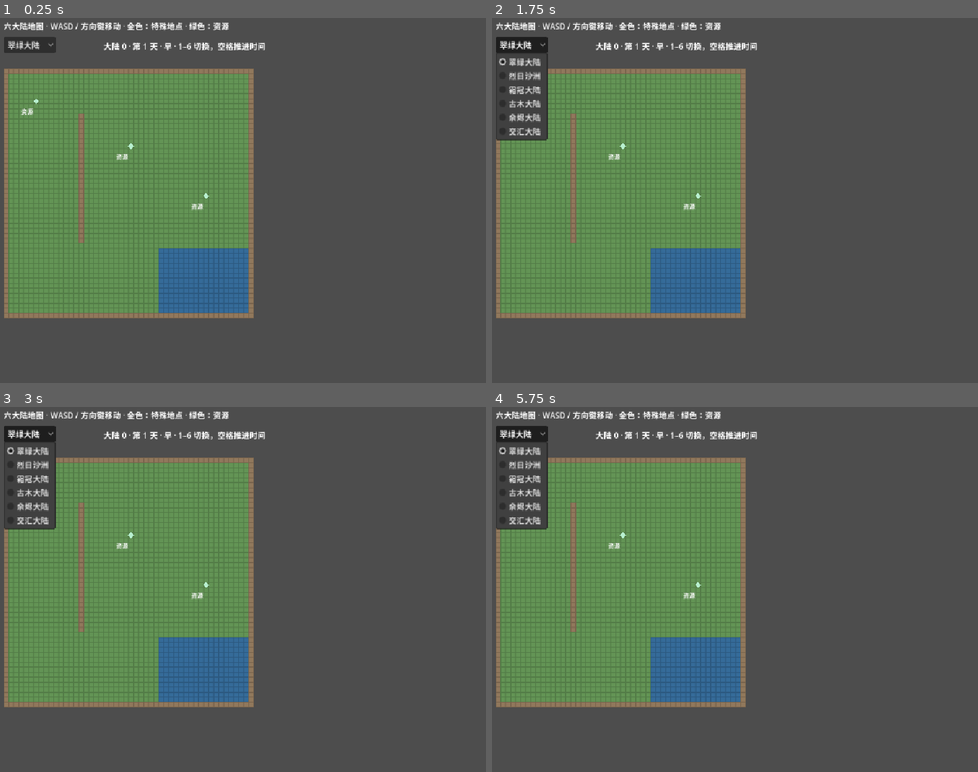
Above: before the commit, frames 1-4 (two rows, left to right).
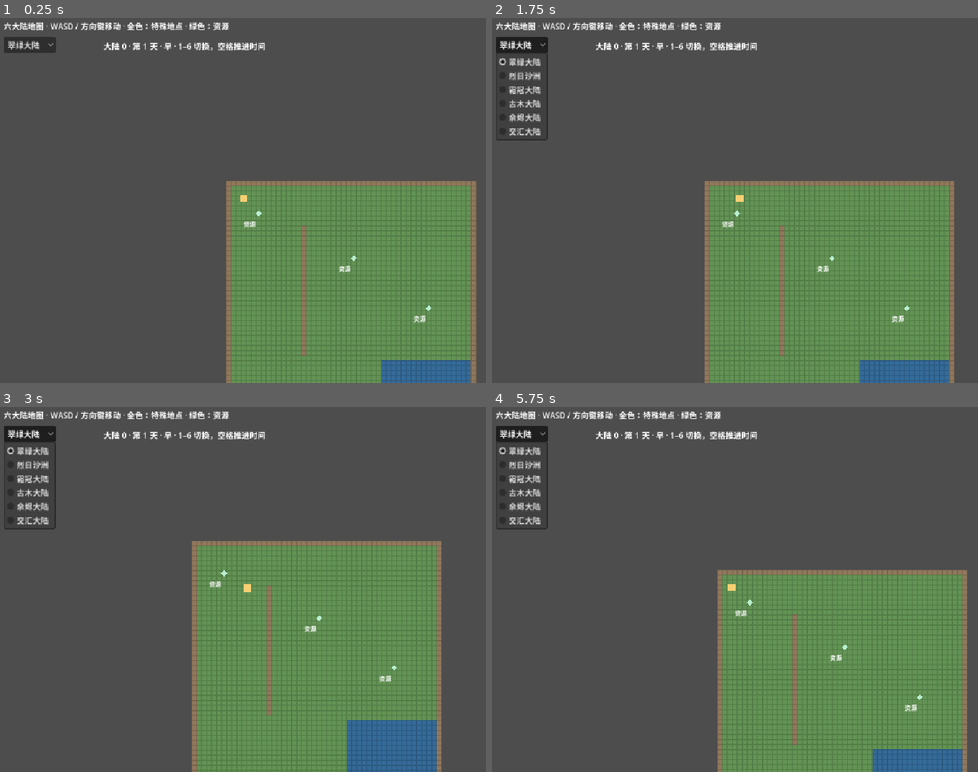
Above: after the commit, the same moments.

Repository: wmivi19-sketch/wdyi-game
Game: Godot game, scene res://scenes/MapDemo.tscn
Same seed, same stepped clock (60 frames per second), same inputs: the game is played once before the commit and once after it.
Inputs:
- Up to frame 1 (0.25 s): no input
- Up to frame 2 (1.75 s): click "翠绿大陆" at 0.5 s; tap Enter at 1.25 s; hold D from 1.28 s (still down); tap 1 at 1.35 s; tap Space at 1.52 s
- Up to frame 3 (3 s): release D at 2.03 s; hold S 2.03-2.78 s; tap 6 at 2.1 s; tap Space at 2.27 s; hold D from 2.78 s (still down); tap 1 at 2.85 s
- Up to frame 4 (5.75 s): release D at 3.53 s; hold W 3.53-4.28 s; tap 6 at 3.6, 5.1 s; tap Space at 3.77, 4.52, 5.27 s; hold A from 4.28 s (still down); tap 1 at 4.35 s

The runs differ from the first frame. In frame 1, 61% of the frame differs, in the area x 0-99%, y 13-100%; in frame 2, 57%; in frame 3, 57%; in frame 4, 59%.

Commit message:
Add modular player appearance and fix terrain occlusion

Diff:
--- /dev/null
+++ b/map/assets/skins/test_sheet.svg
@@ -0,0 +1 @@
+<svg xmlns="http://www.w3.org/2000/svg" width="64" height="64"><path fill="#79acd9" d="M0 0h64v64H0z"/></svg>
--- /dev/null
+++ b/map/data/skins.json
@@ -0,0 +1,79 @@
+{
+  "schema_version": 1,
+  "direction_rows": {
+    "down": 0,
+    "left": 1,
+    "right": 2,
+    "up": 3
+  },
+  "jobs": {
+    "default": {
+      "BaseBody": {
+        "path": "res://assets/skins/default/body.png",
+        "hframes": 1,
+        "vframes": 1
+      },
+      "Outfit": {
+        "path": "res://assets/skins/default/outfit.png",
+        "hframes": 1,
+        "vframes": 1
+      },
+      "Accessory": {
+        "path": "res://assets/skins/default/accessory.png",
+        "hframes": 1,
+        "vframes": 1
+      }
+    },
+    "warrior": {
+      "BaseBody": {
+        "path": "res://assets/skins/warrior/body.png",
+        "hframes": 4,
+        "vframes": 4
+      },
+      "Outfit": {
+        "path": "res://assets/skins/warrior/outfit.png",
+        "hframes": 4,
+        "vframes": 4
+      },
+      "Accessory": {
+        "path": "res://assets/skins/warrior/accessory.png",
+        "hframes": 4,
+        "vframes": 4
+      }
+    },
+    "mage": {
+      "BaseBody": {
+        "path": "res://assets/skins/mage/body.png",
+        "hframes": 4,
+        "vframes": 4
+      },
+      "Outfit": {
+        "path": "res://assets/skins/mage/outfit.png",
+        "hframes": 4,
+        "vframes": 4
+      },
+      "Accessory": {
+        "path": "res://assets/skins/mage/accessory.png",
+        "hframes": 4,
+        "vframes": 4
+      }
+    },
+    "ranger": {
+      "BaseBody": {
+        "path": "res://assets/skins/ranger/body.png",
+        "hframes": 4,
+        "vframes": 4
+      },
+      "Outfit": {
+        "path": "res://assets/skins/ranger/outfit.png",
+        "hframes": 4,
+        "vframes": 4
+      },
+      "Accessory": {
+        "path": "res://assets/skins/ranger/accessory.png",
+        "hframes": 4,
+        "vframes": 4
+      }
+    }
+  }
+}
--- /dev/null
+++ b/map/scenes/Player.tscn
@@ -0,0 +1,28 @@
+[gd_scene load_steps=4 format=3]
+
+[ext_resource type="Script" path="res://scripts/Player.gd" id="1"]
+[ext_resource type="Script" path="res://scripts/AppearanceManager.gd" id="2"]
+[sub_resource type="RectangleShape2D" id="BodyShape"]
+size = Vector2(12, 12)
+
+[node name="Player" type="CharacterBody2D"]
+z_index = 10
+texture_filter = 1
+collision_layer = 2
+collision_mask = 1
+motion_mode = 1
+script = ExtResource("1")
+
+[node name="BaseBody" type="Sprite2D" parent="."]
+[node name="Outfit" type="Sprite2D" parent="."]
+z_index = 1
+[node name="Accessory" type="Sprite2D" parent="."]
+z_index = 2
+[node name="CollisionShape2D" type="CollisionShape2D" parent="."]
+shape = SubResource("BodyShape")
+[node name="Camera2D" type="Camera2D" parent="."]
+position_smoothing_enabled = true
+position_smoothing_speed = 8.0
+[node name="AnimationPlayer" type="AnimationPlayer" parent="."]
+[node name="AppearanceManager" type="Node" parent="."]
+script = ExtResource("2")
--- /dev/null
+++ b/map/scripts/AppearanceManager.gd
@@ -0,0 +1,103 @@
+extends Node
+## Sprite sheets: columns are movement frames, rows are directions.
+signal skin_updated(job_name: String)
+@export_file("*.json") var skins_path := "res://data/skins.json"
+var current_job := "default"
+var facing := "down"
+var jobs: Dictionary = {}
+var direction_rows: Dictionary = {"down": 0, "left": 1, "right": 2, "up": 3}
+var _placeholder: Texture2D
+@onready var animator: AnimationPlayer = $"../AnimationPlayer"
+@onready var layers: Array[Sprite2D] = [$"../BaseBody", $"../Outfit", $"../Accessory"]
+
+func _ready() -> void:
+	var image := Image.create(16, 16, false, Image.FORMAT_RGBA8)
+	image.fill(Color("f6cf72"))
+	_placeholder = ImageTexture.create_from_image(image)
+	_read_config()
+	update_skin(current_job)
+
+func _read_config() -> void:
+	if not FileAccess.file_exists(skins_path):
+		return
+	var parsed: Variant = JSON.parse_string(FileAccess.get_file_as_string(skins_path))
+	if not parsed is Dictionary or parsed.get("schema_version") != 1 or not parsed.get("jobs") is Dictionary:
+		return
+	jobs = parsed.jobs
+	var rows: Variant = parsed.get("direction_rows", {})
+	if rows is Dictionary:
+		for direction in direction_rows:
+			var row: Variant = rows.get(direction, direction_rows[direction])
+			if _whole(row) and row >= 0:
+				direction_rows[direction] = int(row)
+
+func update_skin(job_name: String) -> void:
+	current_job = job_name
+	if not is_node_ready():
+		return
+	animator.stop()
+	var skin: Variant = jobs.get(job_name, jobs.get("default", {}))
+	if not skin is Dictionary:
+		skin = {}
+	for sprite in layers:
+		var entry: Variant = skin.get(str(sprite.name), {})
+		var texture: Texture2D = null
+		var columns := 1
+		var rows := 1
+		if entry is Dictionary:
+			var path: Variant = entry.get("path", "")
+			var h: Variant = entry.get("hframes", 1)
+			var v: Variant = entry.get("vframes", 1)
+			if path is String and path.begins_with("res://assets/skins/") and not ".." in path and _whole(h) and _whole(v) and h >= 1 and h <= 64 and v >= 1 and v <= 64:
+				if not path.is_empty() and ResourceLoader.exists(path, "Texture2D"):
+					texture = ResourceLoader.load(path, "Texture2D") as Texture2D
+					columns = int(h)
+					rows = int(v)
+		if texture != null and (texture.get_width() % columns != 0 or texture.get_height() % rows != 0):
+			texture = null
+		sprite.hframes = 1
+		sprite.vframes = 1
+		sprite.frame = 0
+		sprite.texture = texture if texture != null else _placeholder
+		sprite.visible = texture != null or sprite.name == &"BaseBody"
+		if texture != null:
+			sprite.hframes = columns
+			sprite.vframes = rows
+	_build_animations()
+	set_motion(Vector2.ZERO)
+	skin_updated.emit(job_name)
+
+func _whole(value: Variant) -> bool:
+	return (value is float or value is int) and is_finite(float(value)) and float(value) == floor(float(value))
+
+func _build_animations() -> void:
+	if animator.has_animation_library(""):
+		animator.remove_animation_library("")
+	var library := AnimationLibrary.new()
+	for direction in direction_rows:
+		var animation := Animation.new()
+		animation.length = 0.48
+		animation.loop_mode = Animation.LOOP_LINEAR
+		for sprite in layers:
+			var track := animation.add_track(Animation.TYPE_VALUE)
+			animation.track_set_path(track, NodePath(str(sprite.name) + ":frame"))
+			animation.value_track_set_update_mode(track, Animation.UPDATE_DISCRETE)
+			var row := mini(int(direction_rows[direction]), sprite.vframes - 1)
+			for column in range(sprite.hframes):
+				animation.track_insert_key(track, 0.48 * column / sprite.hframes, row * sprite.hframes + column)
+		library.add_animation("walk_" + direction, animation)
+	animator.add_animation_library("", library)
+
+func set_motion(direction: Vector2) -> void:
+	if direction != Vector2.ZERO:
+		if absf(direction.x) > absf(direction.y):
+			facing = "right" if direction.x > 0 else "left"
+		else:
+			facing = "down" if direction.y > 0 else "up"
+		var animation_name := "walk_" + facing
+		if animator.current_animation != animation_name or not animator.is_playing():
+			animator.play(animation_name)
+	else:
+		animator.stop()
+		for sprite in layers:
+			sprite.frame = mini(int(direction_rows[facing]), sprite.vframes - 1) * sprite.hframes
--- a/map/scripts/MapDemo.gd
+++ b/map/scripts/MapDemo.gd
@@ -26,18 +26,7 @@
 	status = Label.new()
 	status.position = Vector2(260, 52)
 	ui.add_child(status)
-	player = CharacterBody2D.new()
-	player.collision_layer = 2
-	player.collision_mask = 1
-	var shape := CollisionShape2D.new()
-	var circle := CircleShape2D.new()
-	circle.radius = 3
-	shape.shape = circle
-	player.add_child(shape)
-	var visual := Polygon2D.new()
-	visual.polygon = PackedVector2Array([Vector2(-3, -3), Vector2(3, -3), Vector2(3, 3), Vector2(-3, 3)])
-	visual.color = Color.WHITE
-	player.add_child(visual)
+	player = preload("res://scenes/Player.tscn").instantiate()
 	add_child(player)
 	loader.location_entered.connect(func(id: String, kind: String, _body: Node2D): status.text = "进入特殊地点：%s (%s)" % [id, kind])
 	loader.location_exited.connect(func(_id: String, _kind: String, _body: Node2D): status.text = "继续探索")
@@ -49,8 +38,7 @@
 	add_child(loader)
 
 func _on_map_loaded(_id: String) -> void:
-	player.position = loader.to_global(loader.spawn_position)
-	player.velocity = Vector2.ZERO
+	player.teleport_to(loader.to_global(loader.spawn_position))
 	_update_status()
 
 func _update_status() -> void:
@@ -68,10 +56,3 @@
 		GameManager.switch_to_continent(event.keycode - KEY_1)
 	elif event.keycode == KEY_SPACE:
 		GameManager.next_time_period()
-
-func _physics_process(_delta: float) -> void:
-	if not is_instance_valid(player):
-		return
-	var direction := Vector2(float(Input.is_physical_key_pressed(KEY_D) or Input.is_physical_key_pressed(KEY_RIGHT)) - float(Input.is_physical_key_pressed(KEY_A) or Input.is_physical_key_pressed(KEY_LEFT)), float(Input.is_physical_key_pressed(KEY_S) or Input.is_physical_key_pressed(KEY_DOWN)) - float(Input.is_physical_key_pressed(KEY_W) or Input.is_physical_key_pressed(KEY_UP)))
-	player.velocity = direction.normalized() * 80.0
-	player.move_and_slide()
--- /dev/null
+++ b/map/scripts/Player.gd
@@ -0,0 +1,24 @@
+extends CharacterBody2D
+signal job_changed(job_name: String)
+@export var speed := 80.0
+@onready var appearance = $AppearanceManager
+@onready var camera: Camera2D = $Camera2D
+
+func _physics_process(_delta: float) -> void:
+	var direction := Vector2(float(Input.is_physical_key_pressed(KEY_D) or Input.is_physical_key_pressed(KEY_RIGHT)) - float(Input.is_physical_key_pressed(KEY_A) or Input.is_physical_key_pressed(KEY_LEFT)), float(Input.is_physical_key_pressed(KEY_S) or Input.is_physical_key_pressed(KEY_DOWN)) - float(Input.is_physical_key_pressed(KEY_W) or Input.is_physical_key_pressed(KEY_UP)))
+	velocity = direction.normalized() * speed
+	move_and_slide()
+	appearance.set_motion(velocity)
+
+func update_skin(job_name: String) -> void:
+	$AppearanceManager.update_skin(job_name)
+	job_changed.emit(job_name)
+
+## Invoke only after the game's ritual completion conditions have passed.
+func complete_job_ritual(job_name: String) -> void:
+	update_skin(job_name)
+
+func teleport_to(world_position: Vector2) -> void:
+	global_position = world_position
+	velocity = Vector2.ZERO
+	camera.reset_smoothing()
--- /dev/null
+++ b/map/tests/PlayerRenderTest.gd
@@ -0,0 +1,17 @@
+extends SceneTree
+func _initialize() -> void:
+	call_deferred("_run")
+func _run() -> void:
+	var demo = load("res://scenes/MapDemo.tscn").instantiate()
+	root.add_child(demo)
+	for i in range(10):
+		await process_frame
+	await RenderingServer.frame_post_draw
+	var image := root.get_texture().get_image()
+	var player = demo.player
+	var screen: Vector2 = player.get_global_transform_with_canvas().origin
+	var pixel := image.get_pixel(int(screen.x), int(screen.y))
+	image.save_png("res://.validation/player-visible.png")
+	assert(pixel.is_equal_approx(Color("f6cf72")), "Player center must show placeholder color, not terrain")
+	print("PASS rendered player visible at ", screen)
+	quit()
--- /dev/null
+++ b/map/tests/PlayerTest.gd
@@ -0,0 +1,49 @@
+extends SceneTree
+func _initialize() -> void:
+	call_deferred("_run")
+func _run() -> void:
+	var player = load("res://scenes/Player.tscn").instantiate()
+	root.add_child(player)
+	player.set_physics_process(false)
+	var manager = player.get_node("AppearanceManager")
+	var body: Sprite2D = player.get_node("BaseBody")
+	assert(player.z_index > 0, "Player must draw above terrain")
+	assert(body.texture.get_size() == Vector2(16, 16) and body.visible)
+	assert(not player.get_node("Outfit").visible)
+	for job in ["warrior", "mage", "ranger", "unknown"]:
+		player.complete_job_ritual(job)
+		assert(body.texture != null and body.visible and body.hframes == 1)
+	for direction in ["down", "left", "right", "up"]:
+		assert(player.get_node("AnimationPlayer").has_animation("walk_" + direction))
+	# A real imported texture exercises replacement and four-row frame playback.
+	manager.jobs["test"] = {"BaseBody": {"path": "res://assets/skins/test_sheet.svg", "hframes": 4, "vframes": 4}}
+	player.update_skin("test")
+	assert(body.hframes == 4 and body.vframes == 4)
+	manager.set_motion(Vector2.UP)
+	player.get_node("AnimationPlayer").advance(0.13)
+	assert(body.frame >= 12 and body.frame <= 15)
+	manager.set_motion(Vector2.ZERO)
+	assert(body.frame == 12)
+	assert(player.get_node("Camera2D").enabled)
+	# Actual physics movement into a wall must stop rather than pass through.
+	var wall := StaticBody2D.new()
+	wall.position = Vector2(40, 0)
+	var collision := CollisionShape2D.new()
+	var rectangle := RectangleShape2D.new()
+	rectangle.size = Vector2(16, 100)
+	collision.shape = rectangle
+	wall.add_child(collision)
+	root.add_child(wall)
+	await physics_frame
+	for i in range(60):
+		player.velocity = Vector2(80, 0)
+		player.move_and_slide()
+		await physics_frame
+	assert(player.position.x > 0 and player.position.x <= 26.1)
+	player.update_skin("default")
+	assert(body.hframes == 1 and body.texture.get_size() == Vector2(16, 16))
+	player.queue_free()
+	wall.queue_free()
+	await process_frame
+	print("PASS placeholder, missing skins, replacement, four directions, camera and wall collision")
+	quit(0)
Not shown, added: map/assets/skins/test_sheet.svg.import
Not shown, added: map/scripts/AppearanceManager.gd.uid
Not shown, added: map/scripts/Player.gd.uid
Not shown, added: map/tests/PlayerRenderTest.gd.uid
Not shown, added: map/tests/PlayerTest.gd.uid
Not shown, changed: map/README.md
